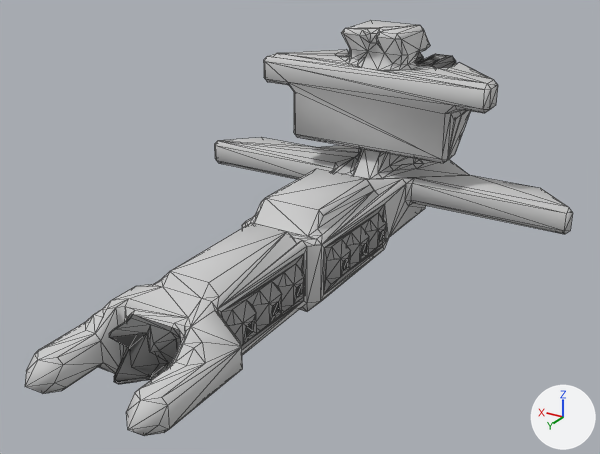
An edit to the OBJ model src/jsMain/resources/meshes/fulkreykk-3-brekoryn-class.obj, drawn before and after from the same camera.
One viewpoint serves both versions: a camera (50 mm lens) standing at (-39.1, 64.0, 39.5) and looking at (-1.3, 1.2, 8.1). The lights are fixed; the arrows at lower right show +X, +Y and +Z. Mesh edges are drawn as thin lines. Where no turn or scale is listed for an object, it has been applied to the vertices.

In view in the first picture: 'fulkreykk-3-brekoryn-class'.
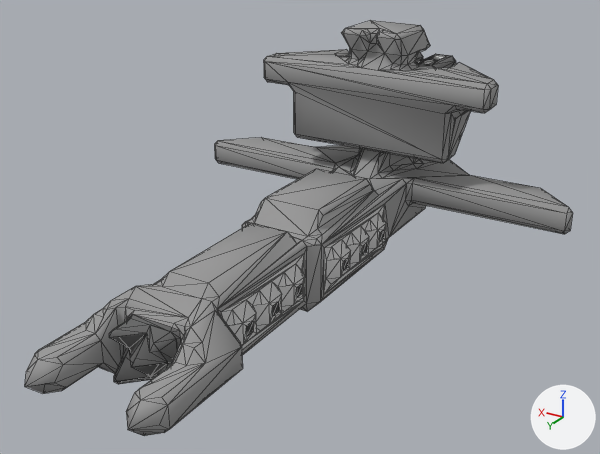
The newer file is also turned or shifted as a whole; pictures and numbers use the older file's frame.

Changed parts and their boxes (x1, y1, x2, y2) in the pictures (600 x 454 px; the box of a moved part takes in the faces that stretch with it):
part 1 of me_fulkreykk_3_brekoryn_class, moved or reshaped
    both: (25, 20, 478, 436)
part 2 of me_fulkreykk_3_brekoryn_class, surface changed
    both: (25, 25, 573, 430)

What the commit changed:
me_fulkreykk_3_brekoryn_class is used by ob_fulkreykk_3_brekoryn_class; location (0.0, 0.0, 0.0).
me_fulkreykk_3_brekoryn_class had 918 vertices, 1729 faces and spanned x -22.5..22.5, y -30.0..30.0, z 0.0..24.0.
me_fulkreykk_3_brekoryn_class now has 920 vertices, 1726 faces and spans x -22.5..22.5, y -30.0..30.0, z 0.0..24.0.
Part 1, on me_fulkreykk_3_brekoryn_class:
10 vertices are removed from x -5.0..4.0, y -23.5..23.5, z 2.0..8.0.
268 faces are deleted.
2 vertices move from x 0.5..2.0, y 22.5..23.5, z 3.0..6.5 to x 1.5..2.0, y 22.5..23.5, z 4.0..6.5.
7 vertices are added at x -5.0..1.5, y -23.5..23.5, z 0.5..8.5.
5 new vertices lie (0.5, 0.5, 0.0) away from vertices in x 0.0..4.5, y -10.5..28.5, z 2.5..4.5.
265 new faces join them.
me_fulkreykk_3_brekoryn_class part 2: 1208 kept faces spanning x -22.5..22.5, y -30.0..30.0, z 0.0..24.0 get new texture (UV) coordinates.
